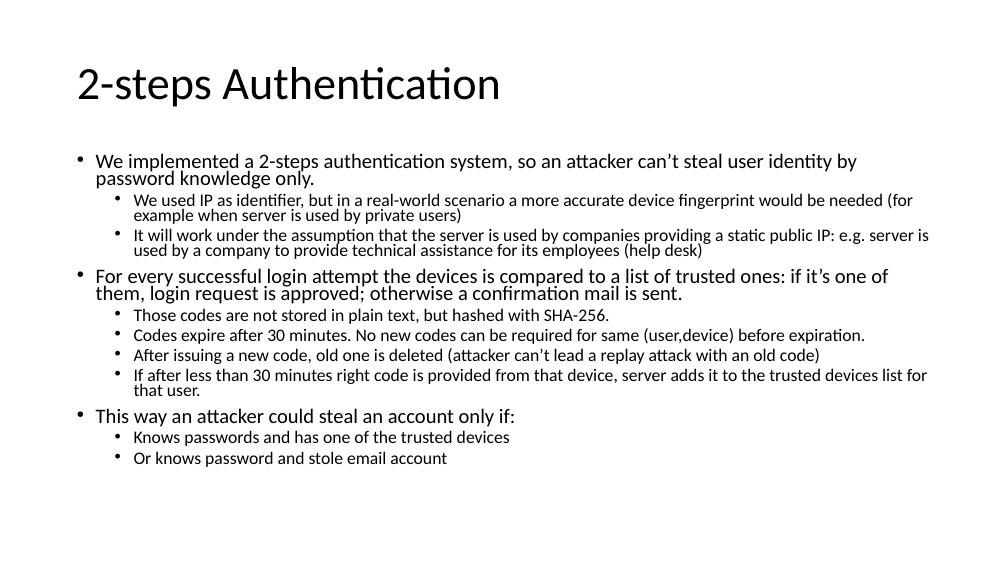
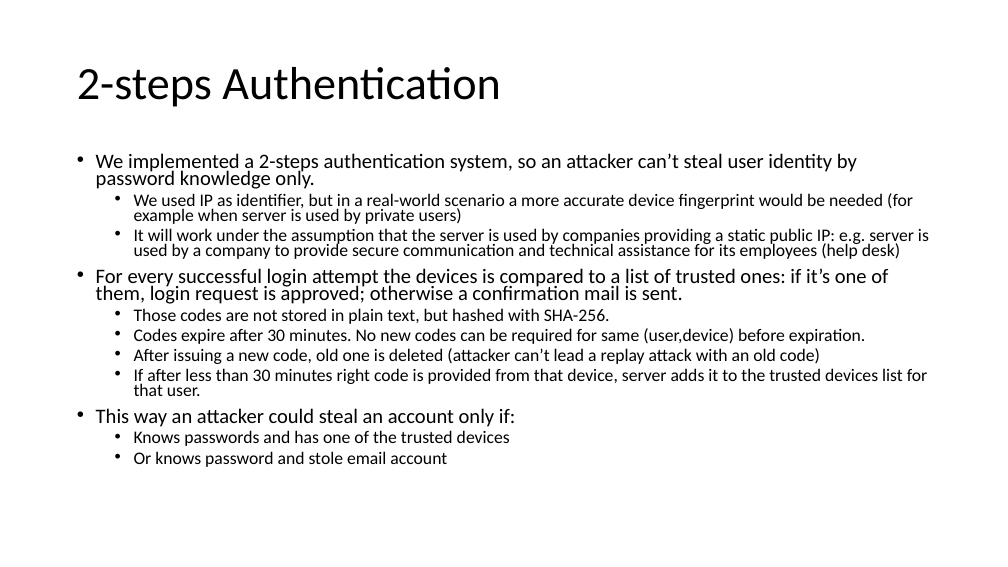
Before and after one commit to fparricelli/Encrypted-data-exchange-between-two-Arduino-boards-using-Symmetric-Encryption, a slide deck: slide 10 of Documentazione e cose così/Slide_concettuali_Luca.pptx. Drawn at 1008x567 pixels with LibreOffice and Linux fonts; fonts in the diff are those of the drawing. Boxes give left, top, right and bottom in pixels: in the first picture for what was removed or moved away, otherwise in the second. Text is boxed around its words. In the diff, an @@ line names an element or a change of style, - is before the commit and + after.

```diff
--- a/Documentazione e cose così/Slide_concettuali_Luca.pptx
+++ b/Documentazione e cose così/Slide_concettuali_Luca.pptx
@@ text at box(134, 228, 929, 259): text changed @@
-  • It will work under the assumption that the server is used by companies providing a static public IP: e.g. server is used by a company to provide technical assistance for its employees (help desk)
+  • It will work under the assumption that the server is used by companies providing a static public IP: e.g. server is used by a company to provide secure communication and technical assistance for its employees (help desk)
```
Also in this commit, not shown: 5 other slides changed, 4 slides added, 1 slide removed, 3 other files.
